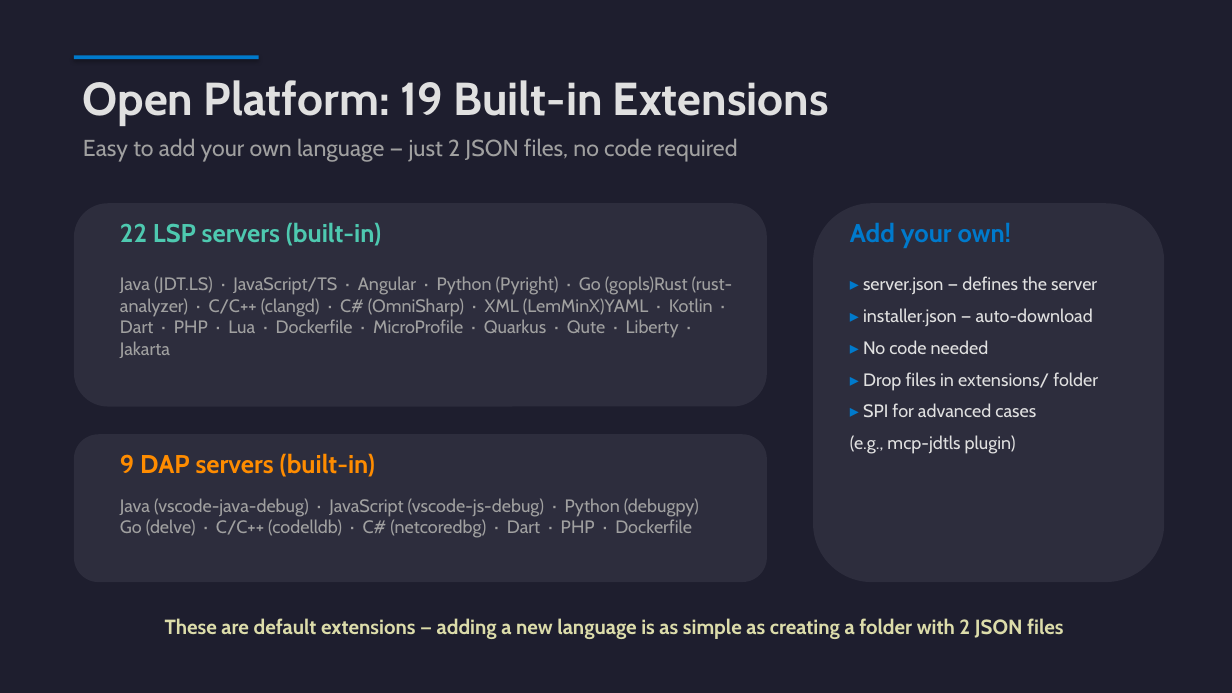
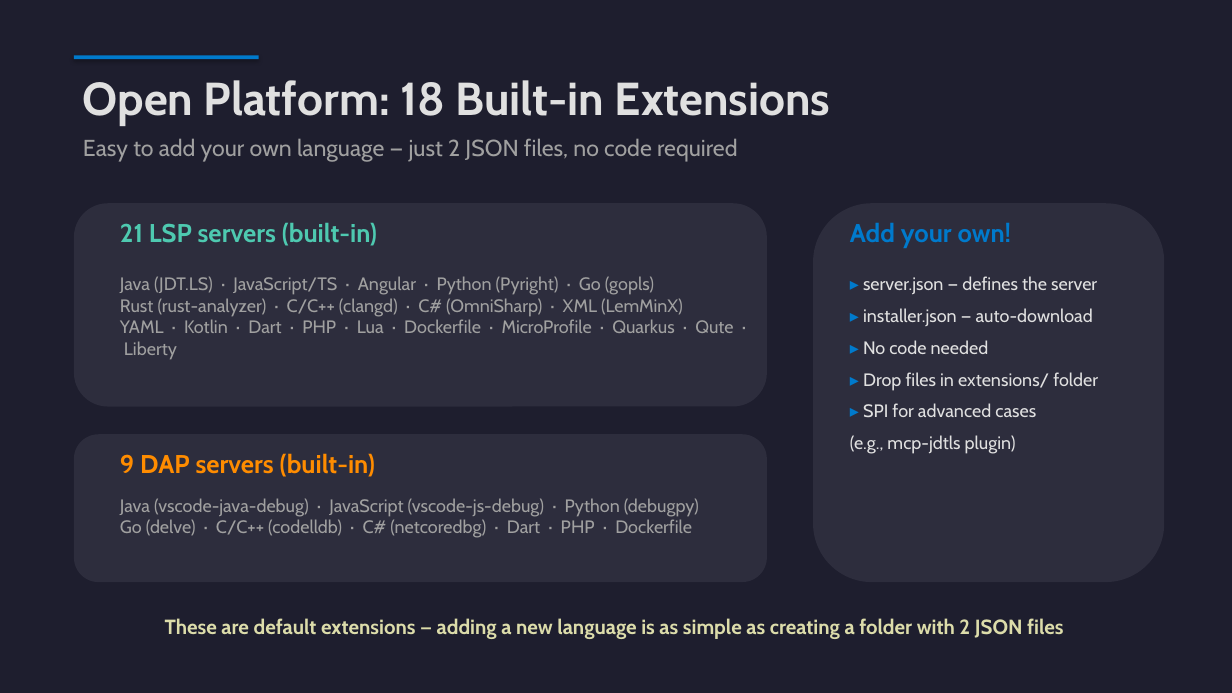
Before and after one commit to angelozerr/mcp-ade, a slide deck: slide 12 of presentation/MCP_LanguageTools.pptx. Drawn at 1232x693 pixels with LibreOffice and Linux fonts; fonts in the diff are those of the drawing. Boxes give left, top, right and bottom in pixels: in the first picture for what was removed or moved away, otherwise in the second. Text is boxed around its words. In the diff, an @@ line names an element or a change of style, - is before the commit and + after.

```diff
--- a/presentation/MCP_LanguageTools.pptx
+++ b/presentation/MCP_LanguageTools.pptx
@@ text at (x1=83, y1=80, x2=831, y2=126): text changed @@
-Open Platform: 19 Built-in Extensions
+Open Platform: 18 Built-in Extensions
@@ text at (x1=120, y1=223, x2=377, y2=246): text changed @@
-22 LSP servers (built-in)
+21 LSP servers (built-in)
@@ text at (x1=120, y1=276, x2=733, y2=360): text changed @@
-Java (JDT.LS) · JavaScript/TS · Angular · Python (Pyright) · Go (gopls)Rust (rust-analyzer) · C/C++ (clangd) · C# (OmniSharp) · XML (LemMinX)YAML · Kotlin · Dart · PHP · Lua · Dockerfile · MicroProfile · Quarkus · Qute · Liberty · Jakarta
+Java (JDT.LS) · JavaScript/TS · Angular · Python (Pyright) · Go (gopls)
+Rust (rust-analyzer) · C/C++ (clangd) · C# (OmniSharp) · XML (LemMinX)
+YAML · Kotlin · Dart · PHP · Lua · Dockerfile · MicroProfile · Quarkus · Qute · Liberty
```
Also in this commit, not shown: 6 other slides changed, 1 slide added, 39 other files.
